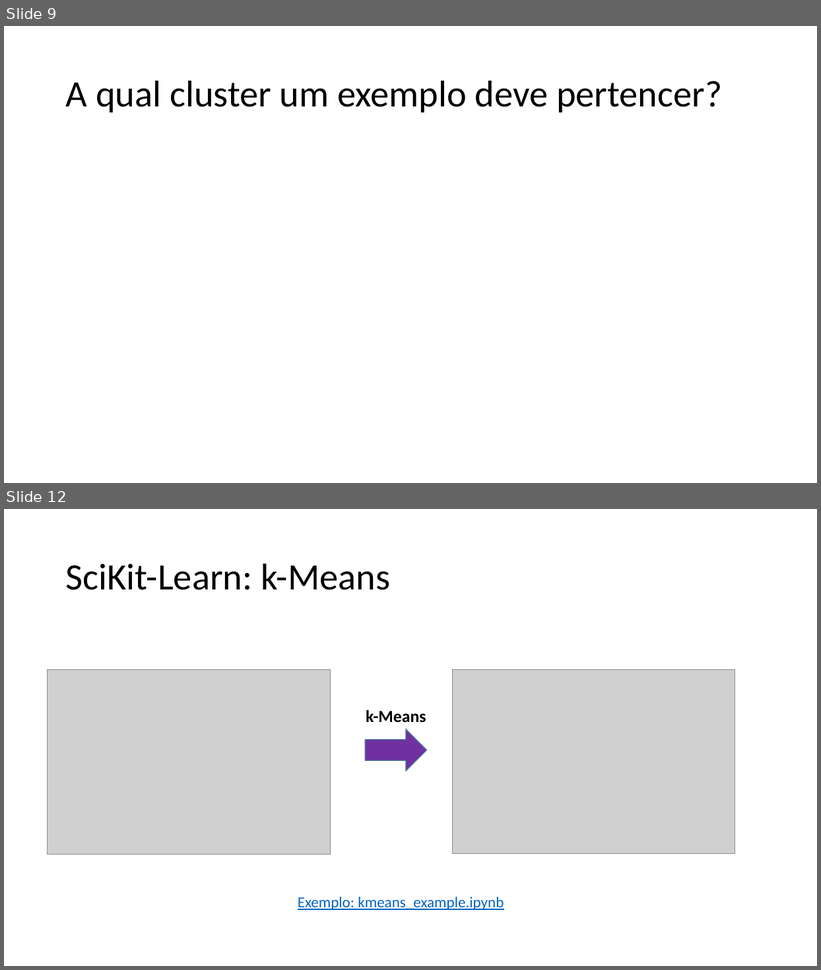
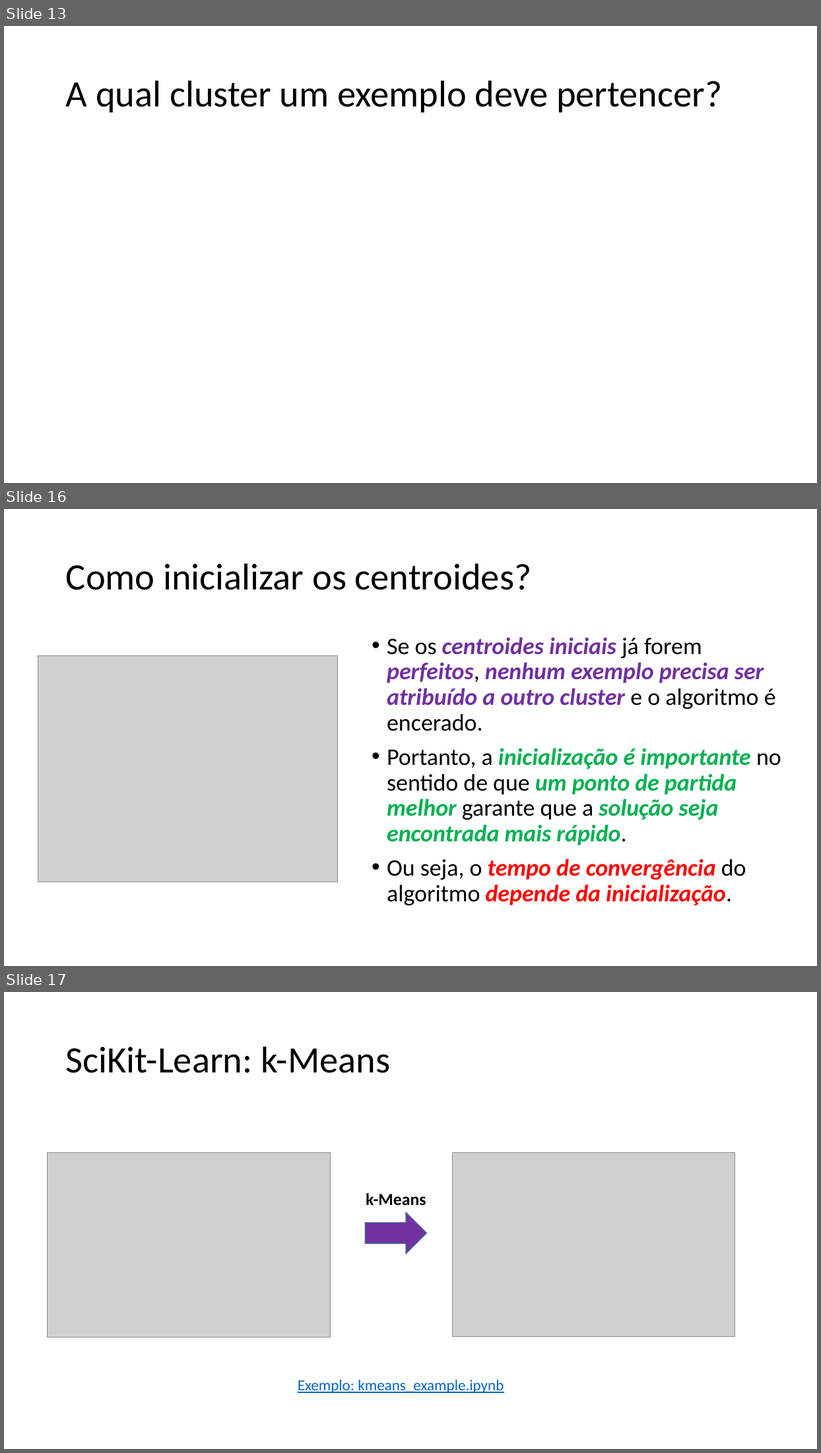
Before and after one commit to zz4fap/t320_aprendizado_de_maquina, a slide deck: slides/T320_kMeans.pptx. Shown one above the other, each under a label of ours: slides 9 and 12 before the commit, slides 13, 16 and 17 after it; the slides between them are not shown. The pictures are 821x970 and 821x1453 pixels, drawn with LibreOffice and Linux fonts; fonts in the diff are those of the drawing; grey boxes stand for pictures. Boxes give left, top, right and bottom in pixels: in the first picture for what was removed or moved away, otherwise in the second. Text is boxed around its words. In the diff, an @@ line names an element or a change of style, - is before the commit and + after.

```diff
--- a/slides/T320_kMeans.pptx
+++ b/slides/T320_kMeans.pptx
@@ slide 16 added at <box>4,509,817,966</box>, background #FFFFFF @@
@@ title added at <box>66,563,531,590</box>, 44 pt, text #000000 @@
+Como inicializar os centroides?
@@ text added at <box>387,637,781,906</box>, 28 pt, text #000000, bold, italic @@
+• Se os centroides iniciais já forem perfeitos, nenhum exemplo precisa ser atribuído a outro cluster e o algoritmo é encerado.
+• Portanto, a inicialização é importante no sentido de que um ponto de partida melhor garante que a solução seja encontrada mais rápido.
+• Ou seja, o tempo de convergência do algoritmo depende da inicialização.
@@ picture added at <box>38,656,338,883</box> @@
@@ what was slide 9 is now slide 13 @@
@@ what was slide 12 is now slide 17 @@
```
Also in this commit, not shown: 10 slides changed, 4 other slides added, 2 other files.
